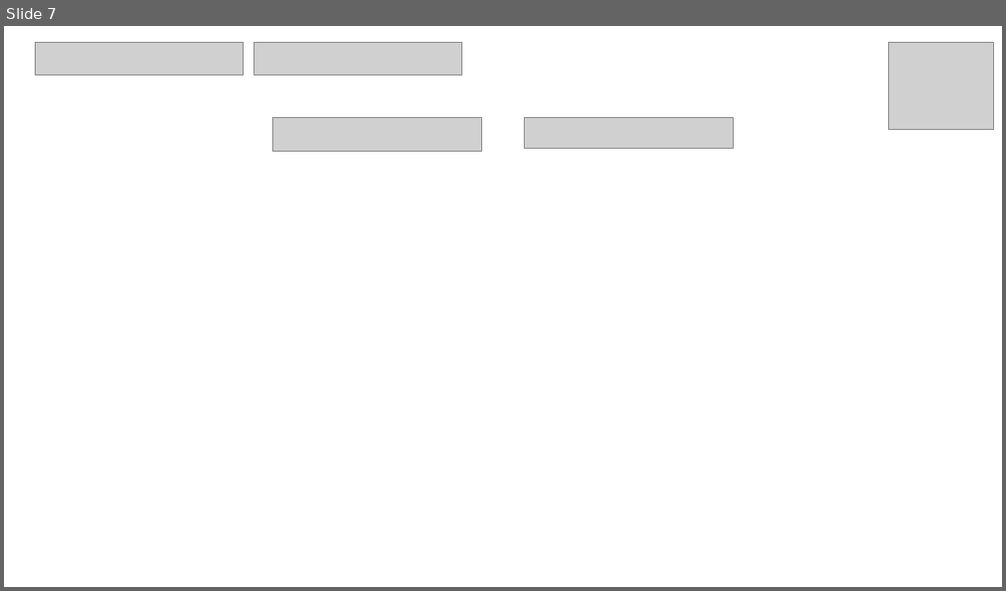
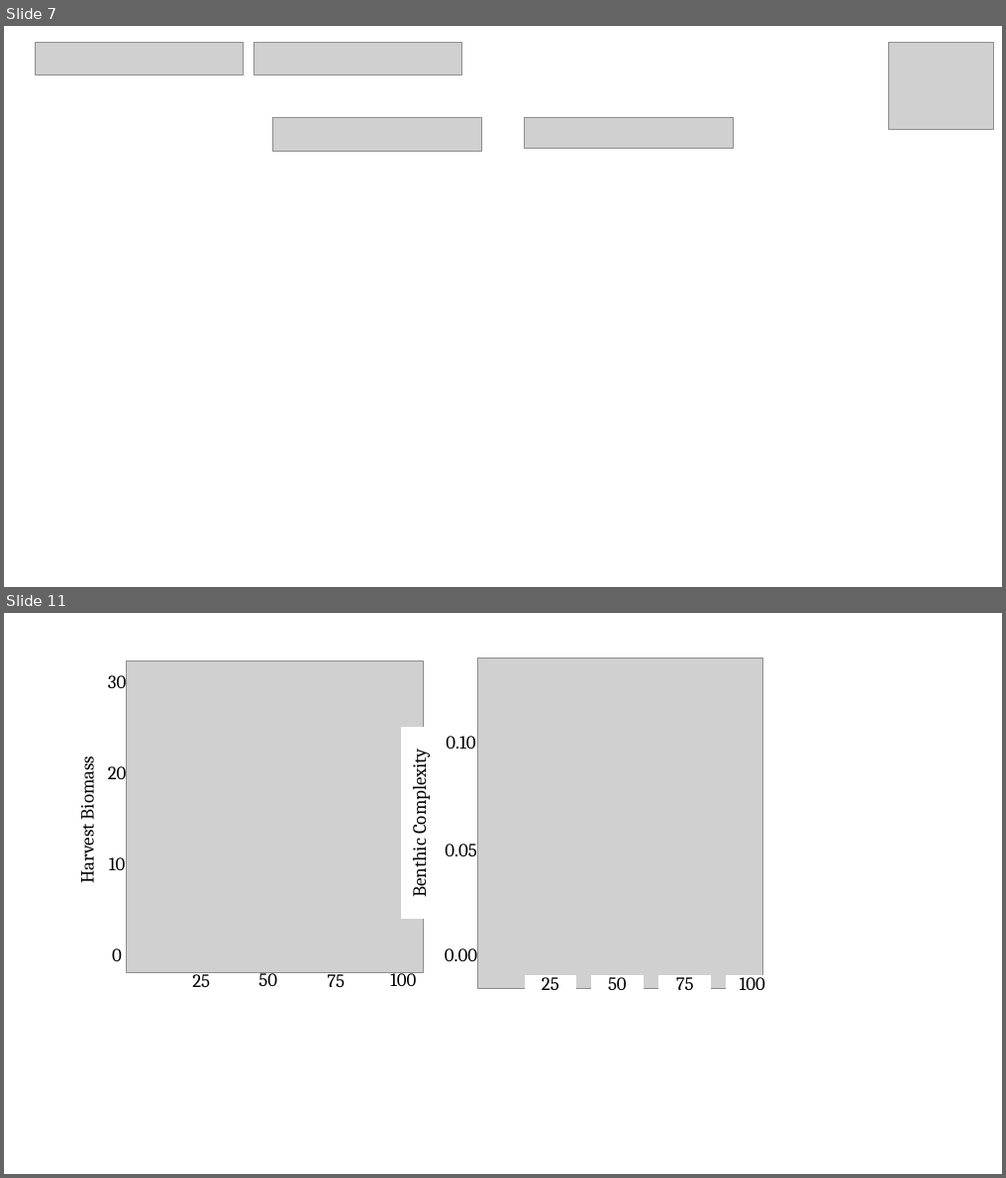
Before and after one commit to d3vynn/MBIO740_AMD, a slide deck: output/Figures/Figs.pptx. Shown one above the other, each under a label of ours: slide 7 before the commit, slides 7 and 11 after it; the slides between them are not shown. The pictures are 1006x591 and 1006x1178 pixels, drawn with LibreOffice and Linux fonts; fonts in the diff are those of the drawing; grey boxes stand for pictures. Boxes give left, top, right and bottom in pixels: in the first picture for what was removed or moved away, otherwise in the second. Text is boxed around its words. In the diff, an @@ line names an element or a change of style, - is before the commit and + after.

```diff
--- a/output/Figures/Figs.pptx
+++ b/output/Figures/Figs.pptx
@@ slide 11 added at bbox=[4, 613, 1002, 1174], background #FFFFFF @@
@@ group added at bbox=[69, 662, 429, 987]: 9 rectangles, 1 picture @@
+30
+20
+10
+0
+Harvest Biomass
+25
+50
+75
+100
@@ group added at bbox=[402, 658, 778, 990]: 8 rectangles, 1 picture @@
+0.10
+0.05
+0.00
+Benthic Complexity
+25
+50
+75
+100
```
Also in this commit, not shown: 3 other slides added, 7 slides removed, 56 other files.
